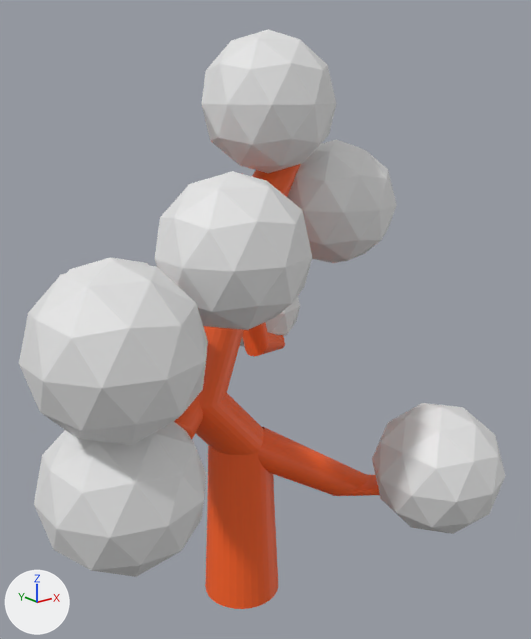
Renders of the Blender file env_tree_normal_a.blend from each side of a commit.
Camera for both pictures: a 50 mm lens placed at (-12.47, -16.84, 15.71), pointed at (0.71, -0.38, 9.12). Arrows for +X, +Y and +Z are at lower left; the lights stay in place. The first picture is the older version.
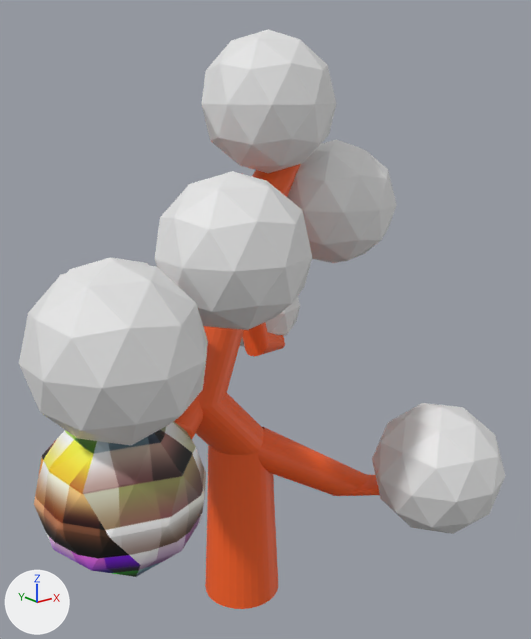
Commit message: added env wall windowed a

Boxes [x1, y1, x2, y2] around the edits, measured in the pictures (531 x 639 px):
'Icosphere.006', recoloured (darker): [34, 421, 206, 577] in both

The change in detail:
Picture 'Color_palette.png' (img_color_palette_png) is new.
Material 'Material.002' (mat_material_002) is new.
Its texture is img_color_palette_png.
me_icosphere_008 has 42 vertices, 80 faces and spans x -0.95..0.95, y -1.0..1.0, z -1.0..1.0.
me_icosphere_008 gains material mat_material_002 (picture img_color_palette_png).
